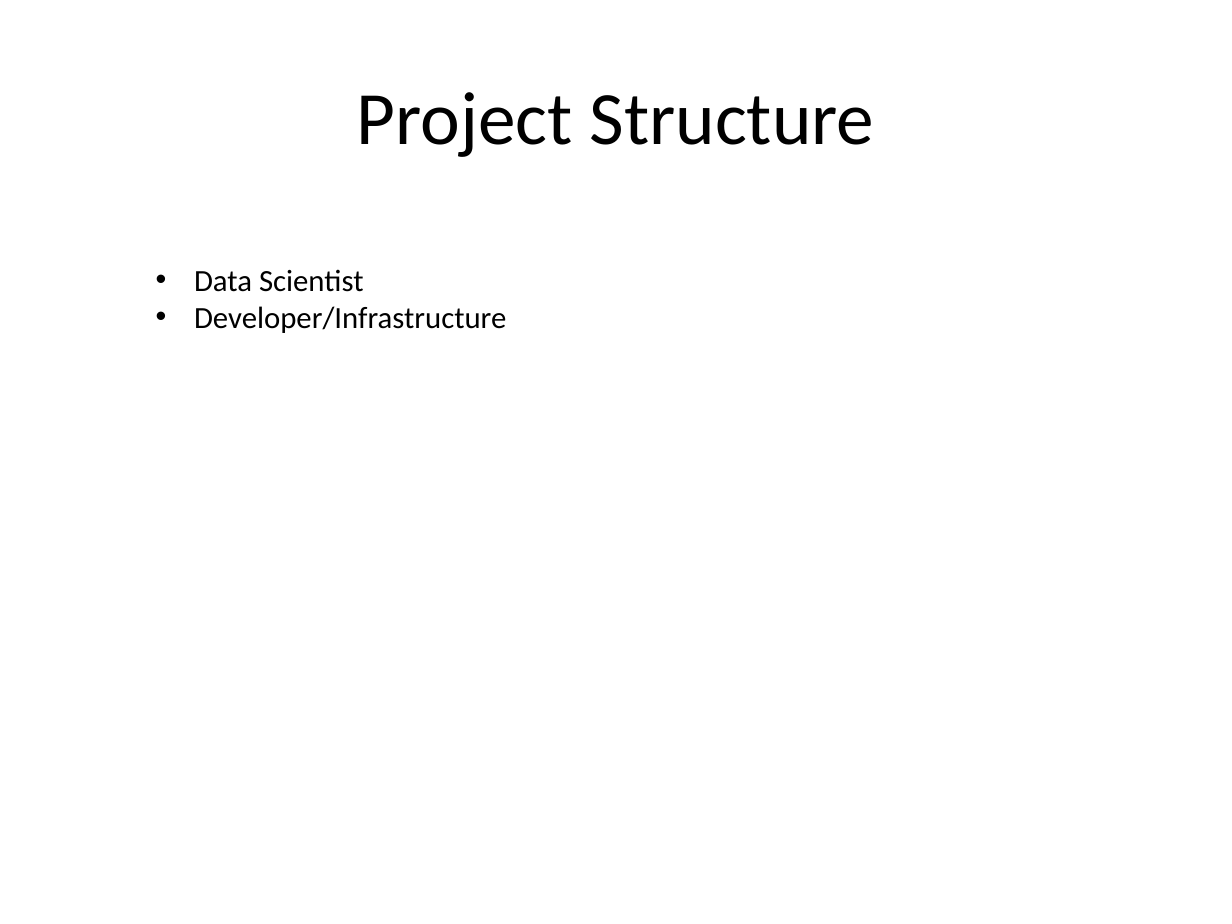
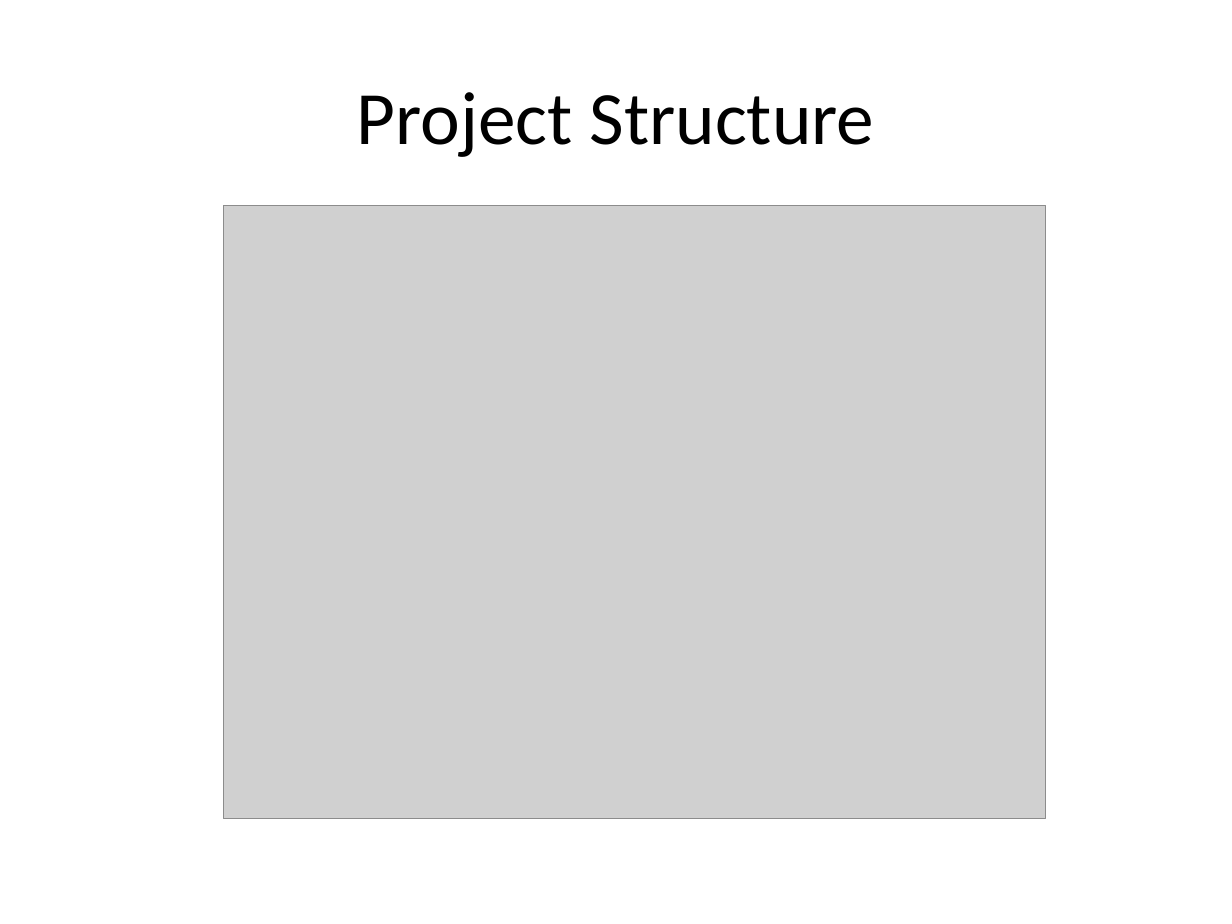
Before and after one commit to kskalvar/aws-sagemaker-planesnet-tflearn-bring-your-own-container, a slide deck: slide 7 of slides/AWS-Sagemaker-Planesnet-TFLearn-Bring-Your-Own-Container.pptx. Drawn at 1232x924 pixels with LibreOffice and Linux fonts; fonts in the diff are those of the drawing; grey boxes stand for pictures. Boxes give left, top, right and bottom in pixels: in the first picture for what was removed or moved away, otherwise in the second. Text is boxed around its words. In the diff, an @@ line names an element or a change of style, - is before the commit and + after.

```diff
--- a/slides/AWS-Sagemaker-Planesnet-TFLearn-Bring-Your-Own-Container.pptx
+++ b/slides/AWS-Sagemaker-Planesnet-TFLearn-Bring-Your-Own-Container.pptx
@@ picture added at (223, 206, 1046, 819) @@
@@ text removed at (194, 269, 506, 333) @@
-• Data Scientist
-• Developer/Infrastructure
```
Also in this commit, not shown: 2 other slides changed, 2 slides added.
